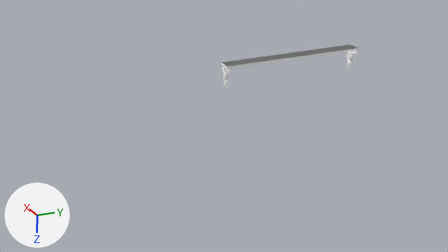
The Blender file working/amy/LBSR_Shelf.blend: old version first, new version second.
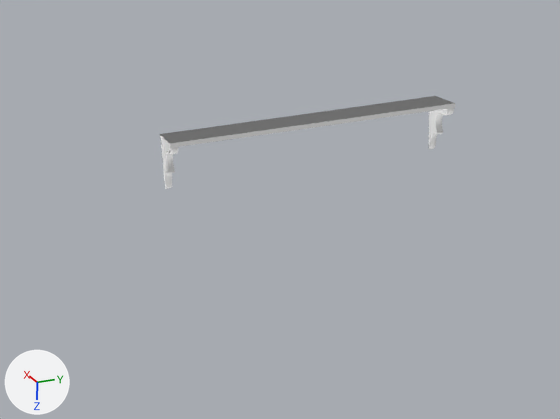
There are two pictures of each version: one from the file's camera 'Camera', one close up on the part from 33% to 91% of the width and 0% to 77% of the height. The axes (+X, +Y, +Z) are drawn at lower left. The lights are the same throughout.

The first close-up shows 'Shelf ', 'shelf holders'.
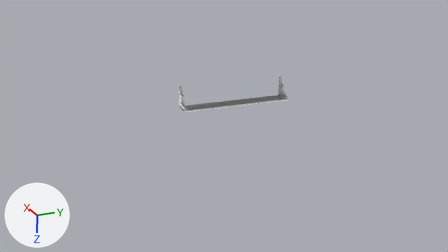
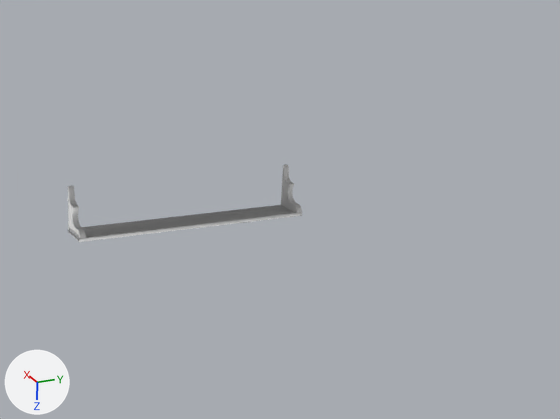
Where the newer file only moved an object's origin or applied its transform, the numbers keep the older frame.

Diff of the bpy script that builds the scene:
```diff
--- a/working/amy/LBSR_Shelf.blend.py
+++ b/working/amy/LBSR_Shelf.blend.py
@@ me_cube_002 @@
 me_cube_002.from_pydata(...)  # 16 vertices, 14 faces; spans x -1.0..1.0, y -1.0..1.0, z -1.92..1.0
 # used by ob_shelf; location = (-2.86, 0.42, -3.13); rotation_euler = (3.045, 0.000549, 0.174), in degrees (174, 0, 10); scale = (0.295, 2.06, 0.0212)
-me_cube_002.vertices[0].co = (-1.0, -1.0, -1.0)  # pixel (455, 106)
-me_cube_002.vertices[1].co = (-1.0, 1.0, -1.0)  # pixel (170, 146)
-me_cube_002.vertices[2].co = (1.0, 1.0, -1.0)  # pixel (160, 137)
-me_cube_002.vertices[3].co = (1.0, -1.0, -1.0)
-me_cube_002.vertices[4].co = (-1.0, -1.0, 1.0)  # pixel (455, 103)
-me_cube_002.vertices[5].co = (-1.0, 1.0, 1.0)  # pixel (170, 143)
-me_cube_002.vertices[6].co = (1.0, 1.0, 1.0)  # pixel (159, 134)
-me_cube_002.vertices[7].co = (1.0, -1.0, 1.0)  # pixel (435, 95)
-me_cube_002.vertices[8].co = (-0.96, 1.0, 1.0)  # pixel (169, 143)
-me_cube_002.vertices[9].co = (-0.96, 1.0, -1.0)  # pixel (170, 146)
-me_cube_002.vertices[10].co = (-0.96, -1.0, 1.0)  # pixel (454, 103)
-me_cube_002.vertices[11].co = (-0.96, -1.0, -1.0)  # pixel (454, 106)
-me_cube_002.vertices[12].co = (-1.0, -1.0, -1.92)  # pixel (455, 107)
-me_cube_002.vertices[13].co = (-1.0, 1.0, -1.92)  # pixel (170, 148)
-me_cube_002.vertices[14].co = (-0.96, 1.0, -1.92)  # pixel (170, 147)
-me_cube_002.vertices[15].co = (-0.96, -1.0, -1.92)  # pixel (454, 107)
+# me_cube_002 part 1
+me_cube_002.vertices[0].co = (6.66, 1.52, -88.19)  # pixel (79, 239)
+me_cube_002.vertices[1].co = (8.87, -0.39, -105.82)  # pixel (302, 213)
+me_cube_002.vertices[2].co = (10.78, -0.34, -104.97)
+me_cube_002.vertices[3].co = (8.57, 1.56, -87.34)  # pixel (67, 228)
+me_cube_002.vertices[4].co = (6.66, 1.52, -90.12)  # pixel (79, 242)
+me_cube_002.vertices[5].co = (8.87, -0.39, -107.75)  # pixel (302, 215)
+me_cube_002.vertices[6].co = (10.78, -0.34, -106.9)
+me_cube_002.vertices[7].co = (8.58, 1.57, -89.28)  # pixel (67, 231)
+me_cube_002.vertices[8].co = (8.91, -0.39, -107.73)  # pixel (301, 215)
+me_cube_002.vertices[9].co = (8.91, -0.39, -105.8)  # pixel (301, 213)
+me_cube_002.vertices[10].co = (6.7, 1.52, -90.1)  # pixel (78, 241)
+me_cube_002.vertices[11].co = (6.7, 1.52, -88.17)  # pixel (78, 239)
+me_cube_002.vertices[12].co = (6.66, 1.52, -87.29)  # pixel (79, 238)
+me_cube_002.vertices[13].co = (8.87, -0.39, -104.92)  # pixel (302, 212)
+me_cube_002.vertices[14].co = (8.91, -0.39, -104.9)  # pixel (301, 212)
+me_cube_002.vertices[15].co = (6.7, 1.52, -87.28)  # pixel (78, 238)
 me_cube_002.materials.append(mat_material)
@@ me_line001 @@
 me_line001.from_pydata(...)  # 3158 vertices, 3220 faces; spans x -3.01..1.59, y -2.12..-1.49, z 1.45..2.29
 # used by ob_shelf_holders; location = (-1.08, -0.03, -4.35); rotation_euler = (6.282, -0.097, -1.396), in degrees (360, -5.6, -80); scale = (0.893, 0.93, 0.894)
+# me_line001 part 2: the whole mesh is multiplied about its middle by the matrix ((-0.953, 0.151, -0.094), (0.153, 0.958, -0.014), (0.091, -0.029, -0.965)), then moved by (1.31, 2.75, 1.46)
 me_line001.materials.append(mat_material_002)
```

Where the change shows, as pixel boxes [x1, y1, x2, y2] in the close-ups (560 x 419 px):
'Shelf ', reshaped (21% narrower, 28% shorter): before [160, 96, 455, 148]; after [68, 205, 302, 242]
'shelf holders', reshaped: before [161, 108, 454, 189]; after [68, 164, 302, 238]
